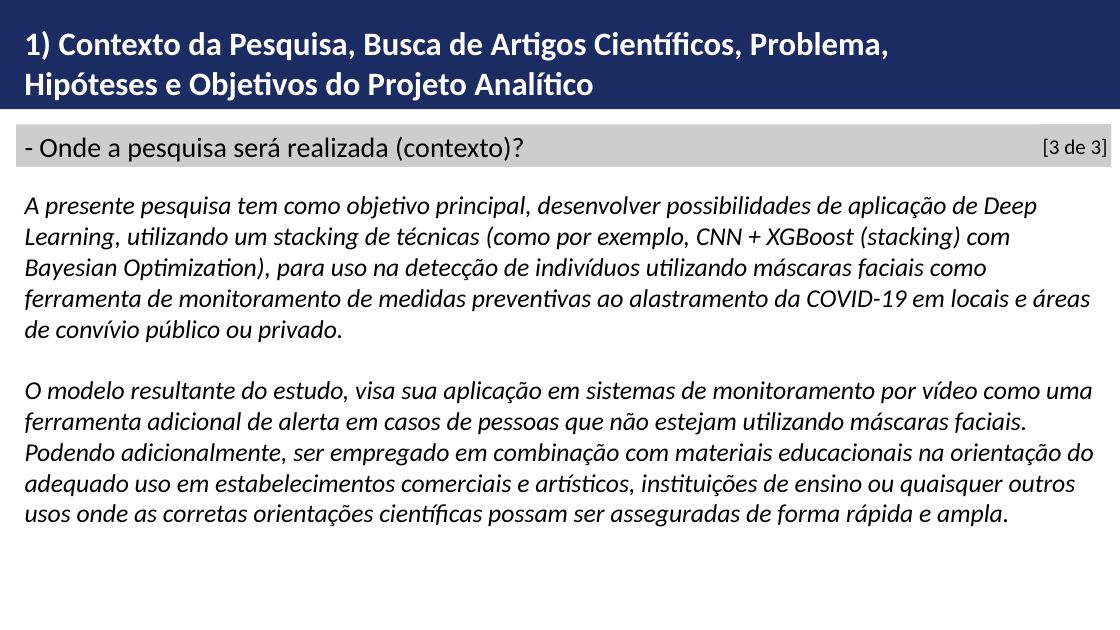
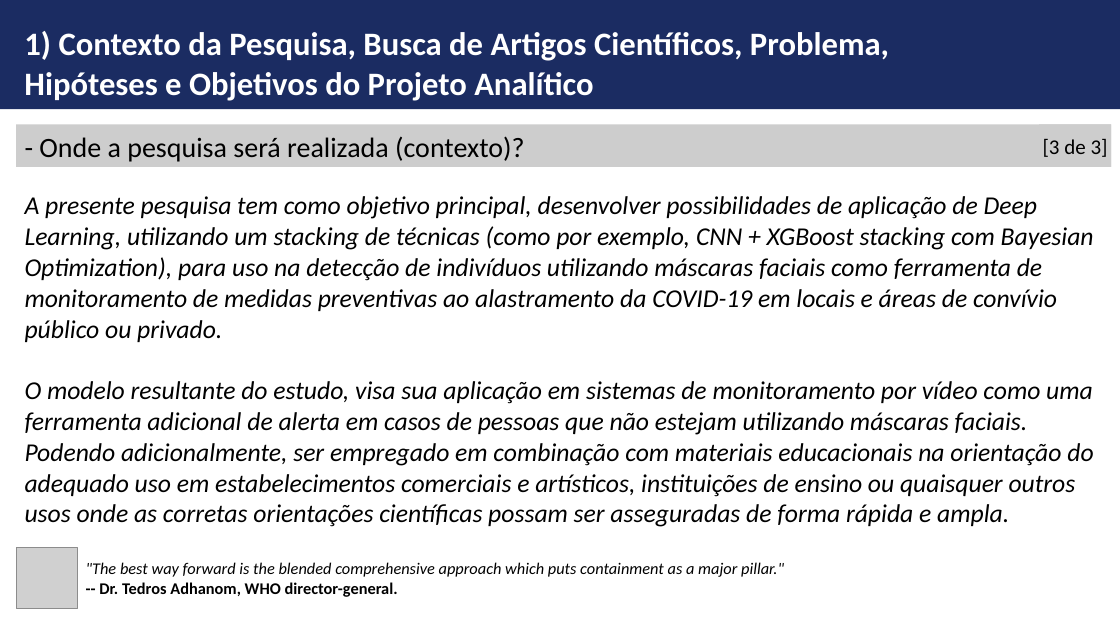
Before and after one commit to ldaniel/Challenges-Requirements-Analytical-Projects, a slide deck: slide 4 of presentation/FGV-MBA - Monografia - Detecção de Máscara Facial.pptx. Drawn at 1120x630 pixels with LibreOffice and Linux fonts; fonts in the diff are those of the drawing; grey boxes stand for pictures; background and template pictures are left out. Boxes give left, top, right and bottom in pixels: in the first picture for what was removed or moved away, otherwise in the second. Text is boxed around its words. In the diff, an @@ line names an element or a change of style, - is before the commit and + after.

```diff
--- a/presentation/FGV-MBA - Monografia - Detecção de Máscara Facial.pptx
+++ b/presentation/FGV-MBA - Monografia - Detecção de Máscara Facial.pptx
@@ text at box(25, 196, 1094, 342): text changed @@
-A presente pesquisa tem como objetivo principal, desenvolver possibilidades de aplicação de Deep Learning, utilizando um stacking de técnicas (como por exemplo, CNN + XGBoost (stacking) com Bayesian Optimization), para uso na detecção de indivíduos utilizando máscaras faciais como ferramenta de monitoramento de medidas preventivas ao alastramento da COVID-19 em locais e áreas de convívio público ou privado.
+A presente pesquisa tem como objetivo principal, desenvolver possibilidades de aplicação de Deep Learning, utilizando um stacking de técnicas (como por exemplo, CNN + XGBoost stacking com Bayesian Optimization), para uso na detecção de indivíduos utilizando máscaras faciais como ferramenta de monitoramento de medidas preventivas ao alastramento da COVID-19 em locais e áreas de convívio público ou privado.
@@ picture added at box(16, 548, 77, 609) @@
@@ text added at box(86, 562, 784, 597), 14 pt, text #000000, italic @@
+"The best way forward is the blended comprehensive approach which puts containment as a major pillar."
+-- Dr. Tedros Adhanom, WHO director-general.
```
Also in this commit, not shown: 2 other slides changed.
